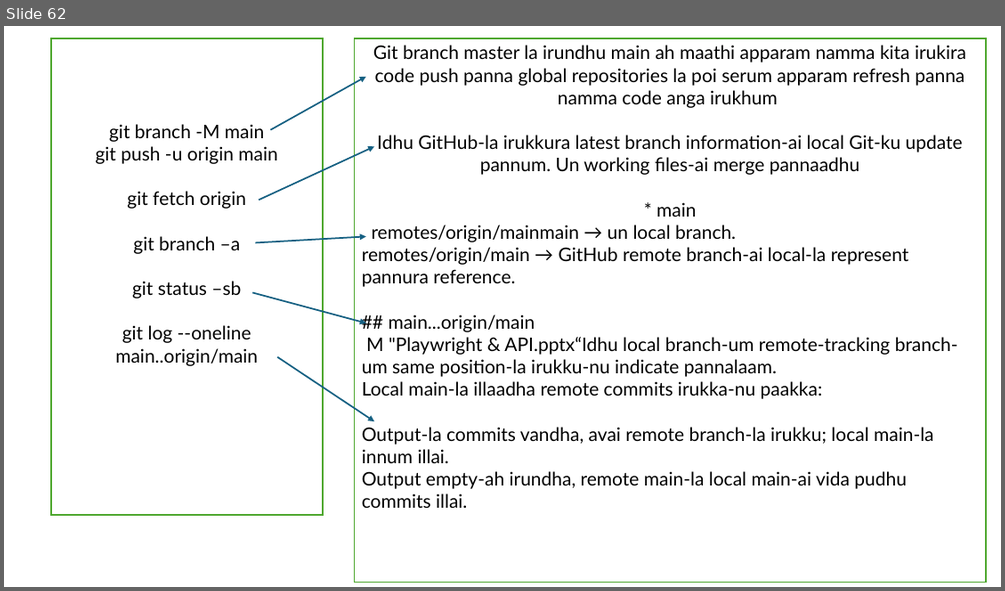
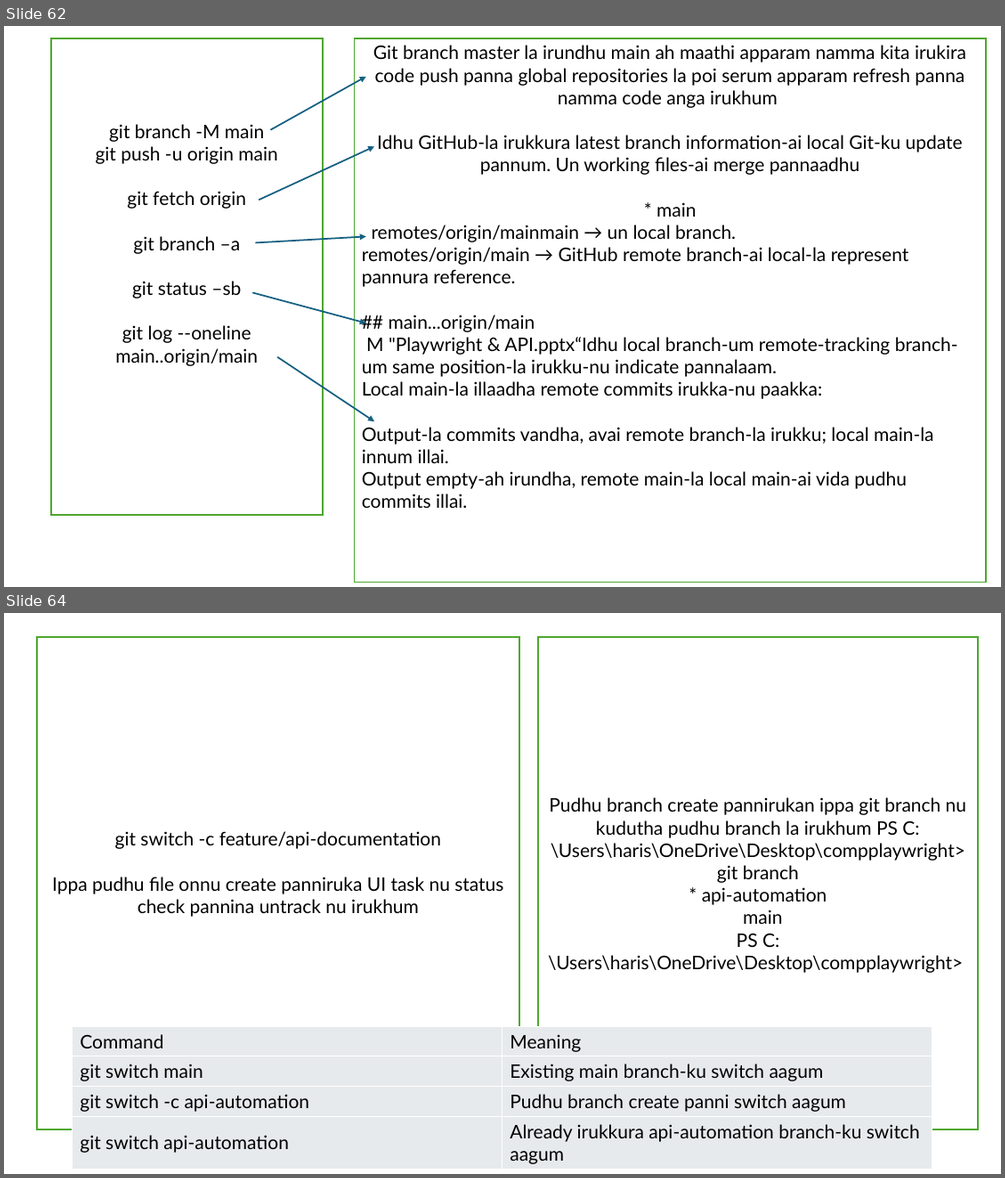
Before and after one commit to Harish18131989/gitfinalcompanyplay, a slide deck: Playwright & API.pptx. Shown one above the other, each under a label of ours: slide 62 before the commit, slides 62 and 64 after it; the slides between them are not shown. The pictures are 1005x591 and 1005x1178 pixels, drawn with LibreOffice and Linux fonts; fonts in the diff are those of the drawing. Boxes give left, top, right and bottom in pixels: in the first picture for what was removed or moved away, otherwise in the second. Text is boxed around its words. In the diff, an @@ line names an element or a change of style, - is before the commit and + after.

Commit message:
api task

```diff
--- a/Playwright & API.pptx
+++ b/Playwright & API.pptx
@@ slide 64 added at (4,613,1001,1174), background #FFFFFF @@
@@ rectangle added at (37,637,518,1129), fill #FFFFFF, outline #4EA72E 1.5 pt, 18 pt, text #000000 @@
+git switch -c feature/api-documentation
+Ippa pudhu file onnu create panniruka UI task nu status check pannina untrack nu irukhum
@@ rectangle added at (538,637,979,1129), fill #FFFFFF, outline #4EA72E 1.5 pt, 18 pt, text #000000 @@
+Pudhu branch create pannirukan ippa git branch nu kudutha pudhu branch la irukhum PS C:\Users\haris\OneDrive\Desktop\compplaywright> git branch
+* api-automation
+main
+PS C:\Users\haris\OneDrive\Desktop\compplaywright>
@@ table added at (73,1027,933,1168), 4 rows, 2 columns @@
+Command | Meaning
+git switch main | Existing main branch-ku switch aagum
+git switch -c api-automation | Pudhu branch create panni switch aagum
+git switch api-automation | Already irukkura api-automation branch-ku switch aagum
```
Also in this commit, not shown: 1 other file.
